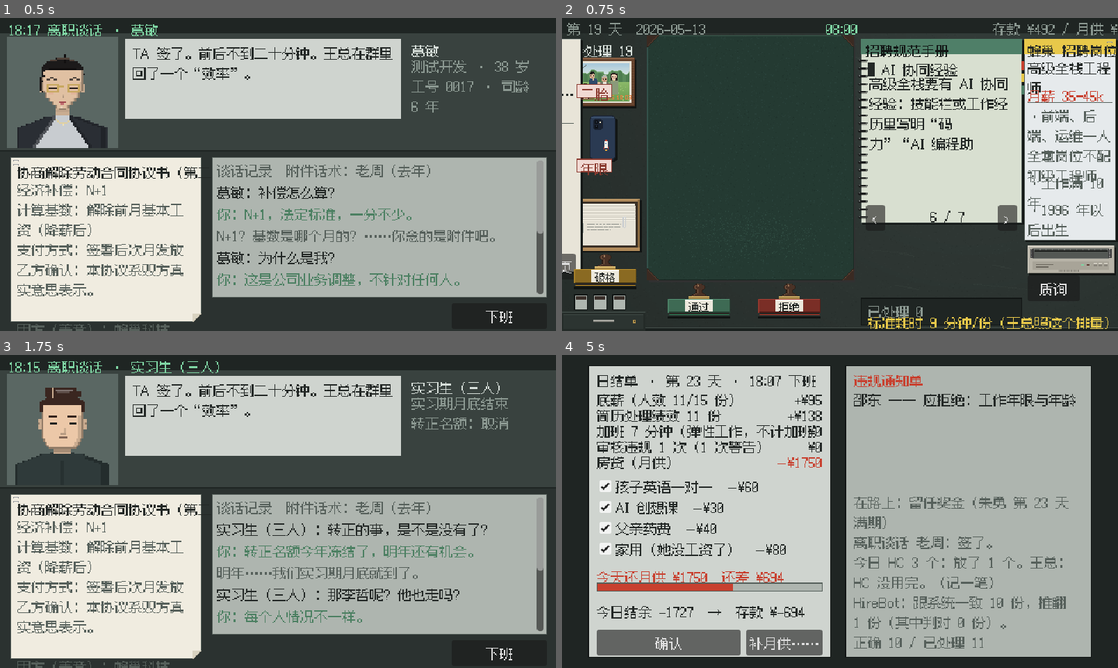
Above: before the commit, frames 1-4 (two rows, left to right).
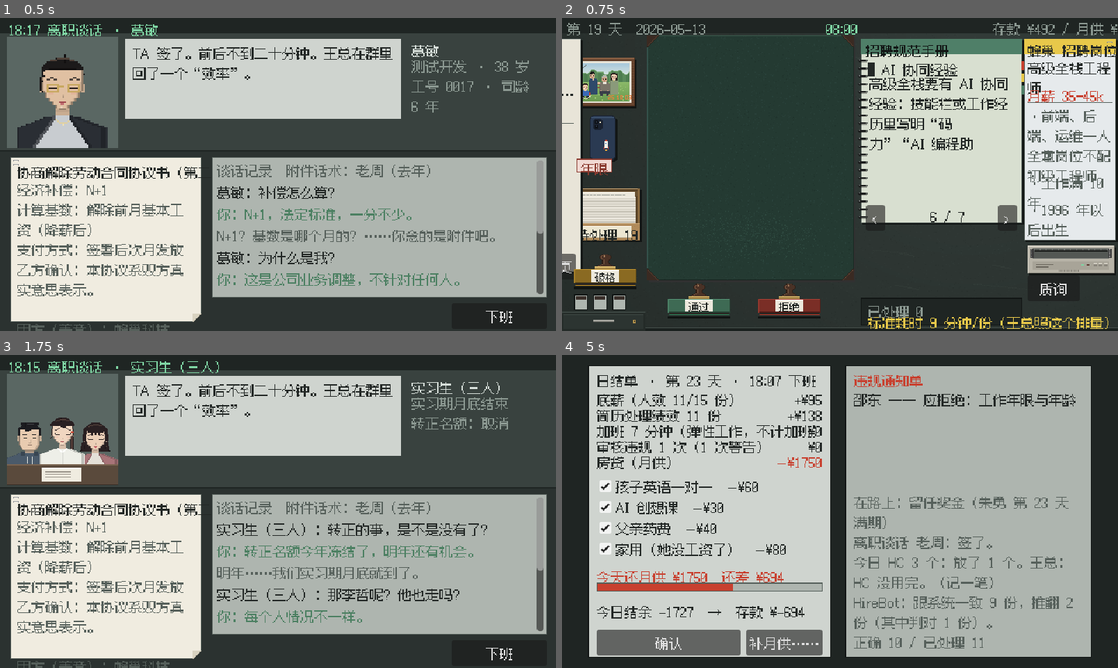
Above: after the commit, the same moments.

Repository: lyujames/hr-exe
Game: Godot game, scene res://tests/Smoke.tscn
The game is run twice, just before and just after one commit, with the same random seed, the same clock (stepped at 60 frames per second) and the same inputs. This scene is started directly instead of the project's main scene.
Inputs (mouse positions are in pixels of both pictures, inside the frame that each line leads up to):
- Up to frame 1 (0.5 s): no input
- Up to frame 2 (0.75 s): click "下班" at 0.5 s
- Up to frame 3 (1.75 s): click "下一句" at 1.25 s
- Up to frame 4 (5 s): click "<" at 2 s; tap Enter at 2.75 s; move the mouse to (962, 495) at 2.77 s; click (962, 495) at 2.92 s; click "早点睡，明天我送孩 子。" at 3.5 s; drag from (728, 527) to (812, 574) at 4.27 s

Frame 1 is identical in both runs. In frame 2, 1.9% of the frame differs, in the area x 2-15%, y 8-75%; in frame 3, 3.9%, in the area x 1-22%, y 10-42%; in frame 4, 0.6%.

Commit message:
Cut playtest: polish pass on art, names, stamps and sound
- Generated candidates get a face matching their name; when the marital
  rule fixes a gender, the given name follows.
- File box redrawn as a kraft box with the pending count on its label,
  moved up so it no longer overlaps the exception stamp.
- Day 21 interns exit talk shows a three-person portrait.
- Team leads without a chief opener say their own line or are shown
  reading the resume, instead of an empty quote.
- Sound: a pool of voices so sounds overlap; layered stamp sound per
  stamp type with pitch variation; softer page turn, paper slide,
  drawer open and close.
- Feel: stamps lift on hover and leave the desk while dragged; papers
  lift their shadow when picked up.
- Playtest notes list what changed and what to watch; CutTour test
  screenshots every screen of days 1-23.

Co-Authored-By: Claude Opus 5.5 <noreply@anthropic.com>

Diff:
--- a/playtest_cut/game/autoload/GameState.gd
+++ b/playtest_cut/game/autoload/GameState.gd
@@ -170,7 +170,7 @@
 		c.display_name = h[1]
 		c.applied_position = h[2]
 		c.is_intern = true
-		c.portrait_seed = hash(h[0])
+		c.portrait_seed = PortraitFactory.seed_for(hash(h[0]), true)
 		c.ability = 70
 		c.loyalty = 70
 		c.pressure = 65
--- a/playtest_cut/game/autoload/Sfx.gd
+++ b/playtest_cut/game/autoload/Sfx.gd
@@ -1,43 +1,81 @@
 extends Node
 ## 没有音频素材时用程序合成音效：盖章要“重”。
+## 几个播放器轮着用，盖章、打印机、手机震能叠在一起响；每次播放音高随机抖一点，连盖十份也不像复读机。
 
 const RATE := 22050
+const VOICES := 6
 
-var _player: AudioStreamPlayer
-var _stamp: AudioStreamWAV
+var _players: Array[AudioStreamPlayer] = []
+var _next := 0
+var _stamps := {}
 var _paper: AudioStreamWAV
+var _slide: AudioStreamWAV
 var _key: AudioStreamWAV
 var _printer: AudioStreamWAV
 var _buzz: AudioStreamWAV
+var _drawer_open: AudioStreamWAV
+var _drawer_close: AudioStreamWAV
 
 
 func _ready() -> void:
-	_player = AudioStreamPlayer.new()
-	_player.max_polyphony = 4
-	add_child(_player)
-	_stamp = _synth(0.22, func(t: float, n: float) -> float:
-		return (sin(TAU * 62.0 * t) * 0.9 + n * 0.5 * exp(-t * 90.0)) * exp(-t * 16.0))
-	_paper = _synth(0.13, func(t: float, n: float) -> float:
-		return n * 0.22 * sin(PI * t / 0.13))
+	for i in VOICES:
+		var p := AudioStreamPlayer.new()
+		add_child(p)
+		_players.append(p)
+	# 盖章三层：橡胶面拍上纸的“啪”（很短的噪声）+ 章身砸到桌上的“咚”（音高往下掉）+ 纸被压的一点沙声。
+	# 拒绝最沉，通过轻一点，破格多一声短促的金属余音（铜箍），像盖公章。
+	for kind: String in ["pass", "reject", "exception"]:
+		var low: float = {"pass": 78.0, "reject": 58.0, "exception": 66.0}[kind]
+		var ring: float = 0.12 if kind == "exception" else 0.0
+		_stamps[kind] = _synth(0.3, func(t: float, n: float) -> float:
+			var clack := n * 0.9 * exp(-t * 420.0)
+			var f := low * (1.0 + 1.4 * exp(-t * 40.0))
+			var thump := sin(TAU * f * t) * 0.95 * exp(-t * 18.0)
+			var press := n * 0.12 * exp(-t * 30.0)
+			var bell := sin(TAU * 1240.0 * t) * ring * exp(-t * 22.0)
+			return clack + thump + press + bell)
+	# 翻页：一声“唰”，噪声先过一道低通（平滑），中间鼓起来；再夹两下纸边的脆响
+	_paper = _smooth(_synth(0.16, func(t: float, n: float) -> float:
+		var crinkle := n * 0.5 if absf(t - 0.04) < 0.002 or absf(t - 0.09) < 0.002 else 0.0
+		return n * 0.32 * sin(PI * t / 0.16) + crinkle), 3)
+	# 纸在桌上拖开：更轻更闷
+	_slide = _smooth(_synth(0.12, func(t: float, n: float) -> float:
+		return n * 0.18 * sin(PI * t / 0.12)), 6)
 	_key = _synth(0.03, func(t: float, n: float) -> float:
 		return n * 0.3 * exp(-t * 200.0))
 	# 针式打印机：一顿一顿的“滋——”
 	_printer = _synth(0.55, func(t: float, n: float) -> float:
 		var gate := 1.0 if fmod(t * 14.0, 1.0) < 0.6 else 0.15
 		return (n * 0.25 + signf(sin(TAU * 190.0 * t)) * 0.08) * gate * minf(1.0, (0.55 - t) * 20.0))
-
-	# 手机扣在桌上震：低频“嗡、嗡”
+	# 手机扣在桌上震：“嗡、嗡”两下，桌面跟着有点咯噔的杂音
 	_buzz = _synth(0.7, func(t: float, n: float) -> float:
-		var gate := 1.0 if fmod(t, 0.35) < 0.22 else 0.0
-		return (sin(TAU * 120.0 * t) * 0.5 + n * 0.08) * gate)
+		var on := fmod(t, 0.35) < 0.22
+		if not on:
+			return 0.0
+		var rattle := n * 0.1 if fmod(t * 150.0, 1.0) < 0.15 else 0.0
+		return sin(TAU * 140.0 * t) * 0.45 + signf(sin(TAU * 140.0 * t)) * 0.08 + rattle)
+	# 抽屉：木头滑轨“嚓——”，最后一下“咚”到头
+	_drawer_open = _smooth(_synth(0.32, func(t: float, n: float) -> float:
+		var slide := n * 0.28 * minf(1.0, t * 12.0) * (1.0 if t < 0.24 else 0.0)
+		var stop := sin(TAU * 70.0 * (t - 0.24)) * 0.8 * exp(-(t - 0.24) * 30.0) if t >= 0.24 else 0.0
+		return slide + stop), 2)
+	_drawer_close = _smooth(_synth(0.24, func(t: float, n: float) -> float:
+		var slide := n * 0.25 * (1.0 if t < 0.14 else 0.0)
+		var stop := sin(TAU * 60.0 * (t - 0.14)) * 0.9 * exp(-(t - 0.14) * 26.0) if t >= 0.14 else 0.0
+		return slide + stop), 2)
 
 
-func stamp() -> void:
-	_play(_stamp)
+## kind：pass / reject / exception；别的（组名、面试那张表）按通过的声音。
+func stamp(kind := "pass") -> void:
+	_play(_stamps.get(kind, _stamps.pass), randf_range(0.92, 1.06))
 
 
 func paper() -> void:
-	_play(_paper)
+	_play(_paper, randf_range(0.9, 1.12))
+
+
+func slide() -> void:
+	_play(_slide, randf_range(0.85, 1.1), -6.0)
 
 
 func printer() -> void:
@@ -49,12 +87,20 @@
 
 
 func key() -> void:
-	_play(_key)
+	_play(_key, randf_range(0.9, 1.1))
 
 
-func _play(stream: AudioStream) -> void:
-	_player.stream = stream
-	_player.play()
+func drawer(open: bool) -> void:
+	_play(_drawer_open if open else _drawer_close, randf_range(0.95, 1.05))
+
+
+func _play(stream: AudioStream, pitch := 1.0, db := 0.0) -> void:
+	var p := _players[_next]
+	_next = (_next + 1) % _players.size()
+	p.stream = stream
+	p.pitch_scale = pitch
+	p.volume_db = db
+	p.play()
 
 
 func _synth(seconds: float, wave: Callable) -> AudioStreamWAV:
@@ -71,3 +117,20 @@
 	stream.mix_rate = RATE
 	stream.data = bytes
 	return stream
+
+
+## 简单低通：前后 k 个采样取平均，噪声就从“沙沙”变成“唰唰”。
+func _smooth(stream: AudioStreamWAV, k: int) -> AudioStreamWAV:
+	var src := stream.data
+	var n := src.size() / 2
+	var out := PackedByteArray()
+	out.resize(src.size())
+	for i in n:
+		var sum := 0
+		var cnt := 0
+		for j in range(maxi(0, i - k), mini(n, i + k + 1)):
+			sum += src.decode_s16(j * 2)
+			cnt += 1
+		out.encode_s16(i * 2, clampi(int(sum / cnt * 1.6), -32000, 32000))
+	stream.data = out
+	return stream
--- a/playtest_cut/game/scripts/generators/CandidateGenerator.gd
+++ b/playtest_cut/game/scripts/generators/CandidateGenerator.gd
@@ -11,6 +11,9 @@
 
 const SURNAMES := ["李", "王", "张", "刘", "陈", "杨", "赵", "黄", "周", "吴", "徐", "孙", "马", "朱", "胡", "林", "郭", "何", "高", "罗"]
 const GIVEN := ["伟", "芳", "娜", "敏", "静", "强", "磊", "洋", "勇", "杰", "娟", "涛", "明", "超", "秀英", "晓东", "雅婷", "子轩", "思远", "浩然", "欣怡", "建国", "文博", "梦瑶"]
+## GIVEN 里的女名：照片按名字选男女，“罗雅婷”不会是一张男人的脸。
+const FEMALE_GIVEN := ["芳", "娜", "敏", "静", "娟", "秀英", "雅婷", "欣怡", "梦瑶"]
+const MALE_GIVEN := ["伟", "强", "磊", "洋", "勇", "杰", "涛", "明", "超", "晓东", "子轩", "思远", "浩然", "建国", "文博"]
 const POSITIONS := ["前端工程师", "运营专员", "产品助理", "数据分析师"]
 const SCHOOLS := ["东江大学", "南山理工大学", "北海师范大学", "西川财经大学", "云岭大学", "明湖学院"]
 const COLLEGES := ["东江职业技术学院", "南山城市学院", "北海商务专科学校"]
@@ -195,6 +198,21 @@
 	return rules.back()
 
 
+static func female_name(name: String) -> bool:
+	for g: String in FEMALE_GIVEN:
+		if name.ends_with(g):
+			return true
+	return false
+
+
+## 规则把性别定死了（婚育栏），名字跟着换成同姓的男名 / 女名，照片再按名字挑。
+static func match_name(c: Candidate, female: bool) -> void:
+	if c.is_story or female_name(c.display_name) == female:
+		return
+	var pool: Array = FEMALE_GIVEN if female else MALE_GIVEN
+	c.display_name = c.display_name.left(1) + pool[absi(hash(String(c.id))) % pool.size()]
+
+
 static func _base(rng: RandomNumberGenerator, id: String) -> Candidate:
 	var c := Candidate.new()
 	var pick := func(list: Array) -> Variant: return list[rng.randi_range(0, list.size() - 1)]
@@ -223,7 +241,7 @@
 		c.gap_note = notes[rng.randi_range(0, notes.size() - 1)]
 	# 写在简历上的工作年限：没有规则管的时候，大致等于毕业到现在
 	c.exp_months = maxi(c.get_age(GameState.today) - 23, 1) * 12 + rng.randi_range(0, 11)
-	c.portrait_seed = rng.randi()
+	c.portrait_seed = PortraitFactory.seed_for(rng.randi(), female_name(c.display_name))
 	c.ability = rng.randi_range(20, 90)
 	c.honesty = rng.randi_range(15, 95)
 	c.loyalty = rng.randi_range(15, 90)
--- a/playtest_cut/game/scripts/resources/RuleMarital.gd
+++ b/playtest_cut/game/scripts/resources/RuleMarital.gd
@@ -18,7 +18,8 @@
 
 func shape(c: Candidate, form: Shape, rng: RandomNumberGenerator) -> void:
 	if c.gender == "":
-		c.gender = "女" if rng.randf() < 0.45 else "男"
+		rng.randf()  # 原来按这个随机数定男女；照旧抽一次，后面的随机数不变
+		c.gender = "女" if CandidateGenerator.female_name(c.display_name) else "男"
 	_fit_portrait(c)
 	match form:
 		Shape.PASS:
@@ -39,6 +40,7 @@
 	_fit_portrait(c)
 
 
-## 照片跟性别对上：女的长发或盘发。
+## 名字、照片跟性别对上。
 func _fit_portrait(c: Candidate) -> void:
+	CandidateGenerator.match_name(c, c.gender == "女")
 	c.portrait_seed = PortraitFactory.seed_for(c.portrait_seed, c.gender == "女")
--- a/playtest_cut/game/scripts/screens/Desk.gd
+++ b/playtest_cut/game/scripts/screens/Desk.gd
@@ -42,7 +42,7 @@
 var _count: Label
 var _pile: Control
 ## 文件盒（待处理那摞）和抽屉的位置。
-const PILE_POS := Vector2(6, 208)
+const PILE_POS := Vector2(6, 196)
 const DRAWER_POS := Vector2(0, 338)
 const FILE_BOX := preload("res://assets/desk/file_box.png")
 var _picker: Control
@@ -150,7 +150,10 @@
 	_pile.position = PILE_POS
 	add_child(_pile)
 	_build_drawer()
-	_count = UI.label(self, "", Vector2(10, 26), UI.TEXT)
+	# 待处理的数写在文件盒前壁的白标签上
+	_count = UI.label(self, "", PILE_POS + Vector2(10, 42), UI.INK)
+	_count.size.x = 64
+	_count.horizontal_alignment = HORIZONTAL_ALIGNMENT_CENTER
 
 	# 处理完的简历飞进这里；按组招的日子底下摆文件夹，计数挪到顶上那条
 	if RuleEngine.folder_mode:
@@ -349,7 +352,7 @@
 
 
 func _open_drawer() -> void:
-	Sfx.paper()
+	Sfx.drawer(true)
 	var cover := UI.panel(self, Rect2(0, 0, 640, 360), Color(0, 0, 0, 0.55))
 	cover.mouse_filter = Control.MOUSE_FILTER_STOP
 	var at := Vector2(170, 92)
@@ -377,12 +380,12 @@
 	UI.label(cover, "点哪儿都关上", at + Vector2(212, 140), UI.TEXT_DIM)
 	cover.gui_input.connect(func(event: InputEvent) -> void:
 		if event is InputEventMouseButton and event.pressed:
-			Sfx.paper()
+			Sfx.drawer(false)
 			cover.queue_free())
 
 
 func _on_stamped(verdict: String, _at: Vector2) -> void:
-	Sfx.stamp()
+	Sfx.stamp(verdict)
 	_shake()
 	if verdict == "pass":
 		_maybe_override("pass", commit.bind("pass", &"", ""))
--- a/playtest_cut/game/scripts/screens/InterviewRoom.gd
+++ b/playtest_cut/game/scripts/screens/InterviewRoom.gd
@@ -316,7 +316,11 @@
 	var opener: String = GameState.config.chief_opener if slot == 0 else _who().get("next_line", "下一个。抓紧，六点我还有会。")
 	if timed and _who().has("opener"):
 		opener = _who().next_line if _seen_lead_today() else _who().opener
-	_chief_line = UI.label(self, "“%s”" % opener, r.position + Vector2(5, 0), UI.INK, r.size.x - 8)
+	# 砍减版按组招的日子没有主管开场白：组长有自己的就说自己的，都没有就写他在干什么，不留一对空引号
+	if opener == "" and _who().get("opener", "") != "":
+		opener = _who().opener
+	var said := "“%s”" % opener if opener != "" else "（%s低头看简历。）" % interviewer_name()
+	_chief_line = UI.label(self, said, r.position + Vector2(5, 0), UI.INK, r.size.x - 8)
 	_chief_line.add_theme_constant_override("line_spacing", -5)
 	_chief_line.max_lines_visible = 3
 
--- a/playtest_cut/game/scripts/ui/DraggableDoc.gd
+++ b/playtest_cut/game/scripts/ui/DraggableDoc.gd
@@ -22,19 +22,33 @@
 func _gui_input(event: InputEvent) -> void:
 	if event is InputEventMouseButton and event.button_index == MOUSE_BUTTON_LEFT:
 		_dragging = event.pressed
+		_lift(event.pressed)
 		if event.pressed:
 			_grab_offset = position - event.global_position
 			_press_pos = position
 			move_to_front()
 		elif on_release.is_valid() and on_release.call(event.global_position):
 			return
-		elif layout_key != "" and position != _press_pos:
-			DeskLayout.set_pos(layout_key, position)
+		else:
+			if position.distance_to(_press_pos) > 6.0:
+				Sfx.slide()
+			if layout_key != "" and position != _press_pos:
+				DeskLayout.set_pos(layout_key, position)
 	elif event is InputEventMouseMotion and _dragging:
 		var limit := get_viewport_rect().size - size
 		position = (event.global_position + _grab_offset).clamp(Vector2(0, 16), limit.max(Vector2(0, 16)))
 		if on_drag.is_valid():
 			on_drag.call(event.global_position)
+
+
+## 拿起来的纸影子拉开一点，像离了桌面；放下回到原处。影子是每张纸的第一个子节点（偏 2 像素的黑块）。
+func _lift(on: bool) -> void:
+	if get_child_count() == 0 or not get_child(0) is Panel:
+		return
+	var shadow: Panel = get_child(0)
+	if shadow.position in [Vector2(2, 2), Vector2(4, 5)]:
+		shadow.position = Vector2(4, 5) if on else Vector2(2, 2)
+		shadow.modulate.a = 0.7 if on else 1.0
 
 
 func set_inspecting(on: bool) -> void:
--- a/playtest_cut/game/scripts/ui/PortraitFactory.gd
+++ b/playtest_cut/game/scripts/ui/PortraitFactory.gd
@@ -23,6 +23,7 @@
 	1984: "wangzong", 4101: "zhao", 1979047: "laozhou", 6217: "xiaomeng",
 	4529: "hanlei", 1992052: "hanlei", 1988017: "gemin", 1985020: "lixiuying",
 	2803: "linchuan", 3317: "tangmin", 5106: "xuyan", 7741: "yeqing",
+	3311: "interns",
 }
 ## 撞了种子的两对（方晓 / 覃小满、许嘉禾 / 苏见青）按候选人 id 找。
 const BY_ID := {
@@ -30,7 +31,7 @@
 	"story_no_project": "xujiahe", "story_philosophy": "sujianqing",
 }
 ## 有 128 半身像的人：面试间的大框用它，不放大 64。
-const BUSTS := ["hejing"]
+const BUSTS := ["hejing", "interns"]
 
 static var _cache := {}
 
--- a/playtest_cut/game/scripts/ui/StampTool.gd
+++ b/playtest_cut/game/scripts/ui/StampTool.gd
@@ -8,6 +8,7 @@
 
 var verdict := "pass"
 var title := "通过"
+var _art: TextureRect
 
 
 func setup(stamp_verdict: String) -> void:
@@ -15,11 +16,14 @@
 	title = {"pass": "通过", "exception": "破格"}.get(verdict, "拒绝")
 	size = SIZE
 	mouse_default_cursor_shape = Control.CURSOR_DRAG
-	_draw_block(self)
+	_art = _draw_block(self)
+	# 鼠标放上去，章微微抬起一像素；拿起来拖走时，桌上那个位置空出来（只剩一点影子）
+	mouse_entered.connect(func() -> void: _art.position.y = ART_TOP - 1.0)
+	mouse_exited.connect(func() -> void: _art.position.y = ART_TOP)
 
 
-func _draw_block(parent: Control) -> void:
-	UI.sprite(parent, "res://assets/desk/stamp_%s.png" % verdict, Vector2(0, ART_TOP))
+func _draw_block(parent: Control) -> TextureRect:
+	return UI.sprite(parent, "res://assets/desk/stamp_%s.png" % verdict, Vector2(0, ART_TOP))
 
 
 func _get_drag_data(_at: Vector2) -> Variant:
@@ -30,4 +34,11 @@
 	preview.add_child(ghost)
 	_draw_block(ghost)
 	set_drag_preview(preview)
+	_art.modulate.a = 0.25
 	return {"type": "stamp", "verdict": verdict}
+
+
+func _notification(what: int) -> void:
+	if what == NOTIFICATION_DRAG_END and _art:
+		_art.modulate.a = 1.0
+		_art.position.y = ART_TOP
--- /dev/null
+++ b/playtest_cut/game/tests/CutTour.tscn
@@ -0,0 +1,6 @@
+[gd_scene load_steps=2 format=3]
+
+[ext_resource type="Script" path="res://tests/cut_tour.gd" id="1"]
+
+[node name="CutTour" type="Node"]
+script = ExtResource("1")
--- /dev/null
+++ b/playtest_cut/game/tests/cut_tour.gd
@@ -0,0 +1,164 @@
+extends Node
+## 砍减版截图走查（要开窗口）：和 CutWalk 走法一样，每一屏截一张 user://shots/tour/DD_屏.png。
+## 用法：Godot --path . res://tests/CutTour.tscn
+## 原注释：砍减版无界面走查：从第 1 天走到第 23 天，按 Main 的顺序把每一屏实例化一遍。
+## 判对所有简历；有人面试就录用；谈话每问选最后一项；回家每个问话选第一项。
+## 用法：Godot --headless --path . res://tests/CutWalk.tscn
+
+var _errors: Array[String] = []
+## 和 Main 一样挂主题（字体、行距），截出来的排版才对。
+var _stage: Control
+const OUT := "user://shots/tour/"
+
+
+func _ready() -> void:
+	var root := get_tree().root
+	_stage = Control.new()
+	_stage.theme = UI.theme()
+	_stage.size = Vector2(640, 360)
+	root.add_child.call_deferred(_stage)
+	await get_tree().process_frame
+	var gs = root.get_node("GameState")
+	var re = root.get_node("RuleEngine")
+	gs.new_game(4242, 1)
+	DirAccess.make_dir_recursive_absolute(OUT)
+	while true:
+		var d: int = gs.day
+		# 早上：昨天的晚报在不在
+		var mail: Control = load("res://scenes/MailScreen.tscn").instantiate()
+		_stage.add_child(mail)
+		await _frames(2)
+		await _shot(d, "1mail")
+		var paper_ok: bool = gs.paper.is_empty() or gs.paper.get("date", "") != gs.today
+		mail.queue_free()
+		var desk: Desk = load("res://scenes/Desk.tscn").instantiate()
+		_stage.add_child(desk)
+		await _frames(3)
+		await _wait(0.4)
+		await _shot(d, "2desk")
+		if RuleEngine.folder_mode:
+			_errors.append("第 %d 天还是文件夹模式" % d)
+		if gs.config.intake:
+			_errors.append("第 %d 天还有入职登记表" % d)
+		var notes := 0
+		if desk.doc:
+			for child in desk.doc.get_children():
+				if child is Control and child.get_child_count() == 2 and child.get_child(1) is Label and String(child.get_child(1).text).begins_with("附言"):
+					notes += 1
+		desk.queue_free()
+		await _frames(1)
+		var pile: Array = CandidateGenerator.generate_day(gs.config, re.active_rules, gs.day_seed())
+		var ok := 0
+		var story := []
+		for c: Candidate in pile:
+			var r: Dictionary = re.evaluate(c)
+			if r.pass:
+				ok += 1
+			if c.is_story:
+				story.append("%s:%s" % [c.display_name, "过" if r.pass else "拒"])
+			var verdict := "pass" if r.pass else "reject"
+			var rule: StringName = r.failed[0].id if not r.pass else &""
+			var why: String = gs.record_decision(c, verdict, rule, Desk.GENERIC_REASON if verdict == "reject" else "")
+			if why != "":
+				_errors.append("第 %d 天按规则判还违规：%s %s" % [d, c.display_name, why])
+		# 傍晚：和 Main.show_interview 一样的判断
+		var interviewed := ""
+		if gs.next_vouched():
+			interviewed += await _interview(root, gs) + "(破格) "
+		if not gs.interviewees.is_empty() and not gs.skip_plain_interview():
+			interviewed += await _interview(root, gs)
+		var talks := 0
+		while gs.next_talk_index() >= 0:
+			talks += 1
+			var talk: ExitTalk = load("res://scenes/ExitTalk.tscn").instantiate()
+			_stage.add_child(talk)
+			await _frames(2)
+			await _shot(d, "4talk")
+			var guard := 0
+			while guard < 20:
+				guard += 1
+				talk._ask()
+				await _frames(1)
+				if talk._options.is_empty():
+					break
+				talk._options[talk._options.size() - 1].emit_signal("pressed")
+				await _frames(1)
+			await _shot(d, "4talk_end")
+			talk.queue_free()
+			await _frames(1)
+			if talks > 4:
+				_errors.append("第 %d 天谈话停不下来" % d)
+				break
+		var report: DayReport = load("res://scenes/DayReport.tscn").instantiate()
+		_stage.add_child(report)
+		await _frames(2)
+		await _shot(d, "5report")
+		report.confirm()
+		report.queue_free()
+		await _frames(1)
+		# 回家（含短信）
+		gs.store_paper()
+		var home_beats := 0
+		if not gs.is_bankrupt() and HomeScreen.has_content():
+			var home: HomeScreen = load("res://scenes/HomeScreen.tscn").instantiate()
+			_stage.add_child(home)
+			await _frames(2)
+			await _shot(d, "6home")
+			var guard := 0
+			while guard < 60:
+				guard += 1
+				if not home._options.is_empty():
+					home._options[0].emit_signal("pressed")
+				elif home._next.text in ["睡觉", "继续"]:
+					break
+				else:
+					home._advance()
+				home_beats += 1
+				await _frames(1)
+			await _shot(d, "6home_end")
+			home.queue_free()
+			await _frames(1)
+		print("第 %2d 天 %s 简历 %2d 合格 %2d 剧情 %s 附言 %d 面试 %s 谈话 %d 回家 %d 拍 早报 %s 存款 %d 感情 %d 信任 %d" % [d, gs.today, pile.size(), ok, story, notes, interviewed if interviewed != "" else "-", talks, home_beats, "ok" if paper_ok else "旧", gs.savings, gs.marriage, gs.boss_trust])
+		if gs.is_bankrupt():
+			print("  破产，补 ¥2000 接着走")
+			gs.savings += 2000
+		if gs.day >= gs.LAST_DAY:
+			break
+		gs.advance_day()
+		if gs.interviewees.size() > 1:
+			_errors.append("第 %d 天约了 %d 个人" % [gs.day, gs.interviewees.size()])
+	print("ERRORS: ", _errors.size())
+	for e in _errors:
+		print("  ", e)
+	print("CUT WALK DONE")
+	get_tree().quit()
+
+
+func _interview(_root: Node, gs: Node) -> String:
+	var room: InterviewRoom = load("res://scenes/InterviewRoom.tscn").instantiate()
+	_stage.add_child(room)
+	await _frames(3)
+	await _wait(0.3)
+	await _shot(gs.day, "3room")
+	var who: String = room.candidate.display_name
+	room._show_scorecard()
+	await _frames(1)
+	await _shot(gs.day, "3room_card")
+	room.decide(true)
+	room.queue_free()
+	await _frames(1)
+	return who
+
+
+func _frames(n: int) -> void:
+	for i in n:
+		await get_tree().process_frame
+
+
+func _wait(t: float) -> void:
+	await get_tree().create_timer(t).timeout
+
+
+func _shot(d: int, name: String) -> void:
+	await RenderingServer.frame_post_draw
+	get_viewport().get_texture().get_image().save_png(OUT + "%02d_%s.png" % [d, name])
Binary file changed: playtest_cut/game/assets/desk/file_box.png
Binary file added: playtest_cut/game/assets/portraits/bust_interns.png
Not shown, added: playtest_cut/game/assets/portraits/bust_interns.png.import
Binary file added: playtest_cut/game/assets/portraits/interns.png
Not shown, added: playtest_cut/game/assets/portraits/interns.png.import
Not shown, added: playtest_cut/game/tests/cut_tour.gd.uid
